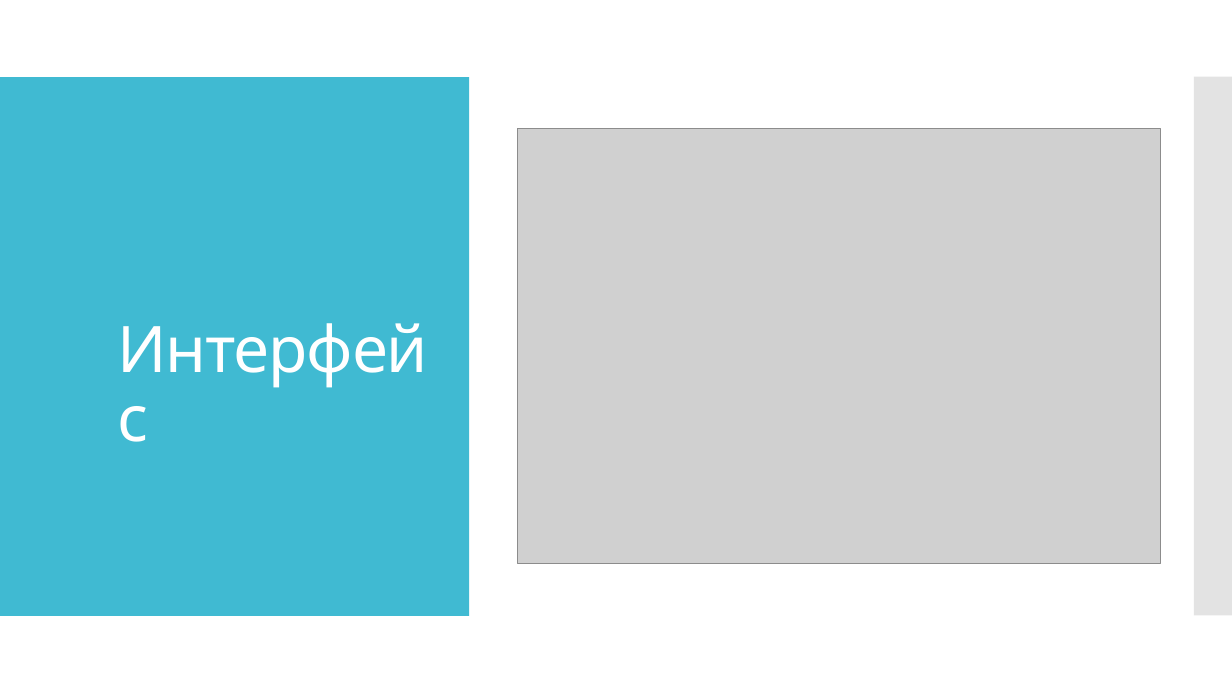
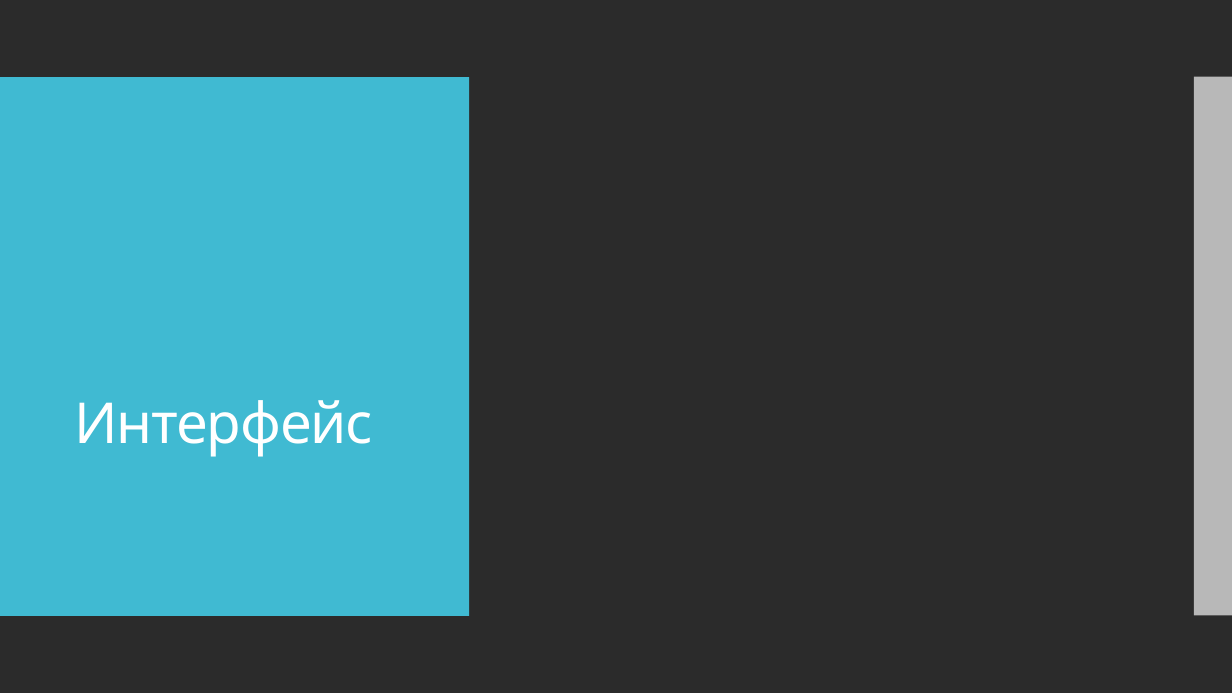
Before and after one commit to IriEfremova/LessonsCube, a slide deck: slide 15 of Samsung/Lesson15/Log.pptx (slide 14 before the commit). Drawn at 1232x693 pixels with LibreOffice and Linux fonts; fonts in the diff are those of the drawing; grey boxes stand for pictures; background and template pictures are left out; a plain dark background stands for a picture behind light text. Boxes give left, top, right and bottom in pixels: in the first picture for what was removed or moved away, otherwise in the second. Text is boxed around its words. In the diff, an @@ line names an element or a change of style, - is before the commit and + after.

```diff
--- a/Samsung/Lesson15/Log.pptx
+++ b/Samsung/Lesson15/Log.pptx
@@ background #FFFFFF to picture (left out) @@
@@ rectangle at <box>1194,77,1232,616</box>: fill #C8C8C8 at 50% opacity to #C8C8C8 at 90% opacity @@
@@ title "Интерфейс": place and size @@
-title "Интерфейс" at <box>108,131,437,460</box>
+title "Интерфейс" at <box>74,400,373,457</box>
@@ title "Интерфейс" at <box>74,400,373,457</box>: size 50 to 44 pt @@
@@ picture removed at <box>518,129,1161,564</box> @@
```
Also in this commit, not shown: 1 other slide changed, 4 slides added, 4 other files.
